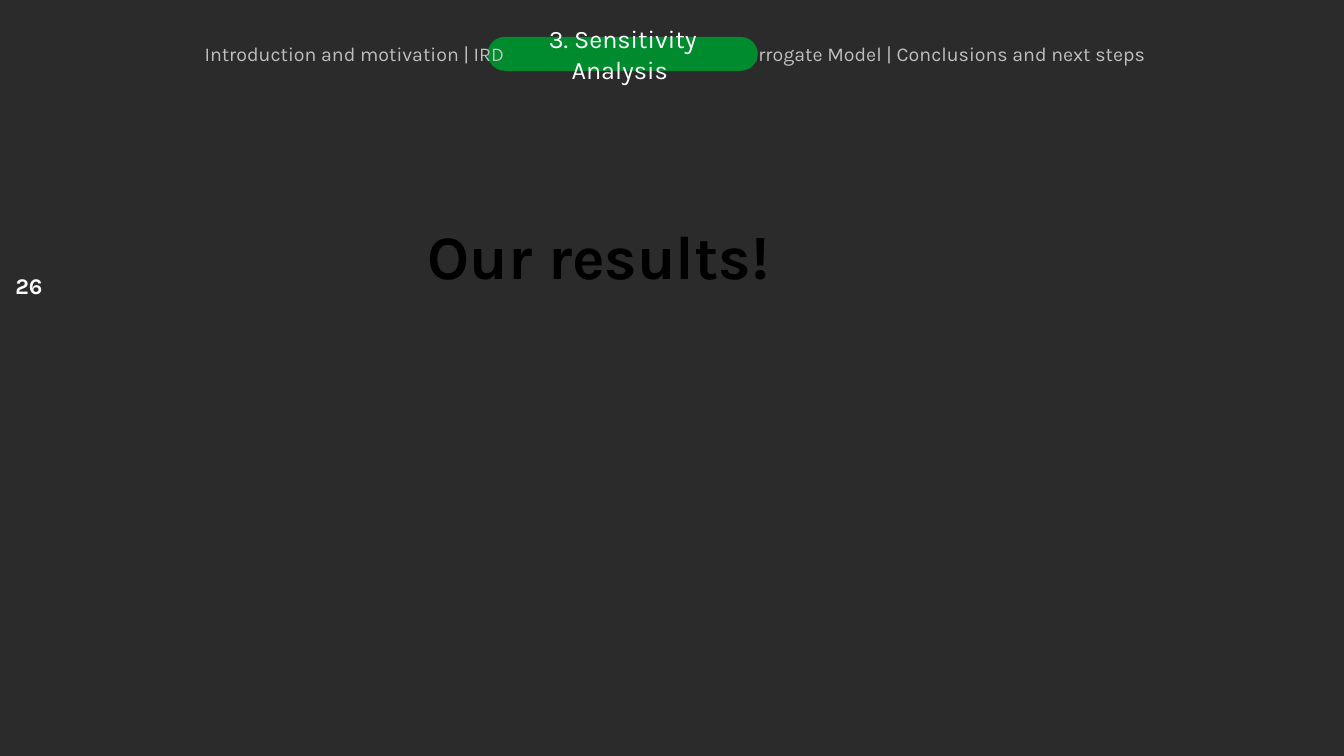
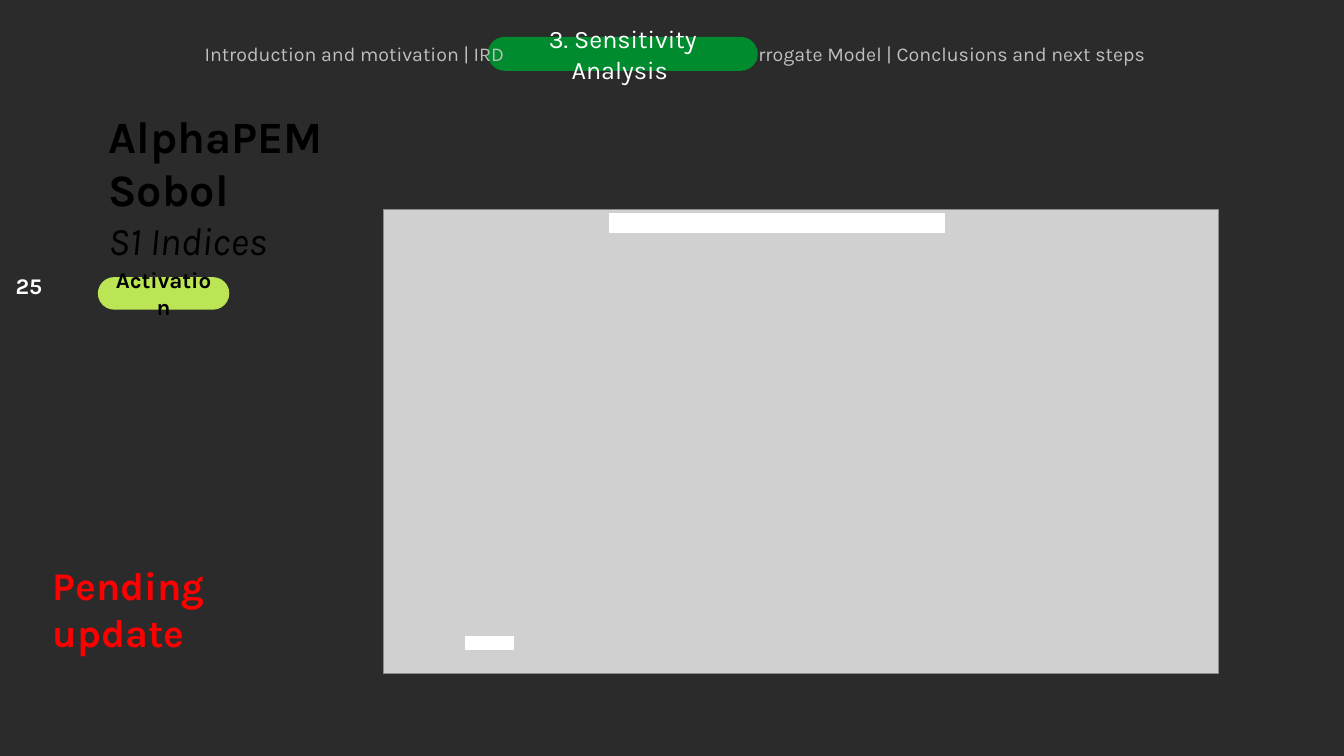
Before and after one commit to DejvisT/Sensitivity-Analysis-and-Surrogate-Modeling-of-PEM-Fuel-Cells, a slide deck: slide 25 of final_presentation_v1.pptx (slide 26 before the commit). Drawn at 1344x756 pixels with LibreOffice and Linux fonts; fonts in the diff are those of the drawing; grey boxes stand for pictures; background and template pictures are left out; a plain dark background stands for a picture behind light text. Boxes give left, top, right and bottom in pixels: in the first picture for what was removed or moved away, otherwise in the second. Text is boxed around its words. In the diff, an @@ line names an element or a change of style, - is before the commit and + after.

Commit message:
adding some SA slides

```diff
--- a/final_presentation_v1.pptx
+++ b/final_presentation_v1.pptx
@@ text added at bbox=[108, 123, 322, 163], 32 pt, text #000000, bold @@
+AlphaPEM
@@ text added at bbox=[108, 176, 267, 255], 28 pt, text #000000, italic @@
+Sobol
+S1 Indices
@@ picture added at bbox=[383, 210, 1218, 675] @@
@@ text removed at bbox=[428, 237, 769, 279] @@
-Our results!
@@ rectangle added at bbox=[609, 214, 945, 233], fill #FFFFFF, outline #FFFFFF 0.75 pt @@
@@ page number at bbox=[16, 279, 42, 295]: text changed @@
-26
+25
@@ rounded rectangle added at bbox=[98, 277, 229, 310], fill #BBE555, 16 pt, text #000000, bold @@
+Activation
@@ text added at bbox=[53, 572, 205, 657], 28 pt, text #FF0000, bold @@
+Pending update
@@ rectangle added at bbox=[466, 636, 514, 650], fill #FFFFFF, outline #FFFFFF 0.75 pt @@
```
Also in this commit, not shown: 16 other slides changed, 12 slides added, 3 slides removed.
